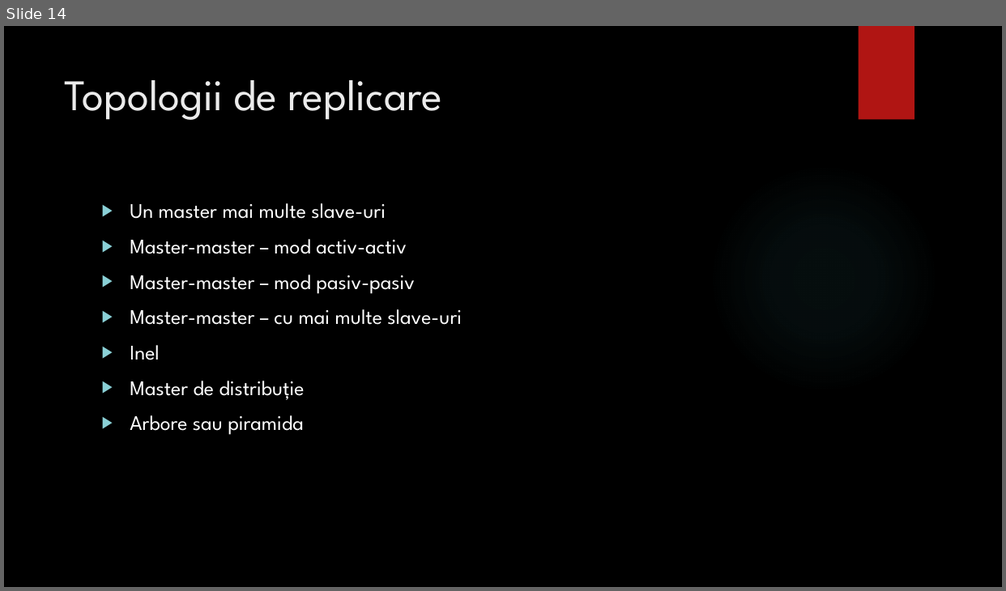
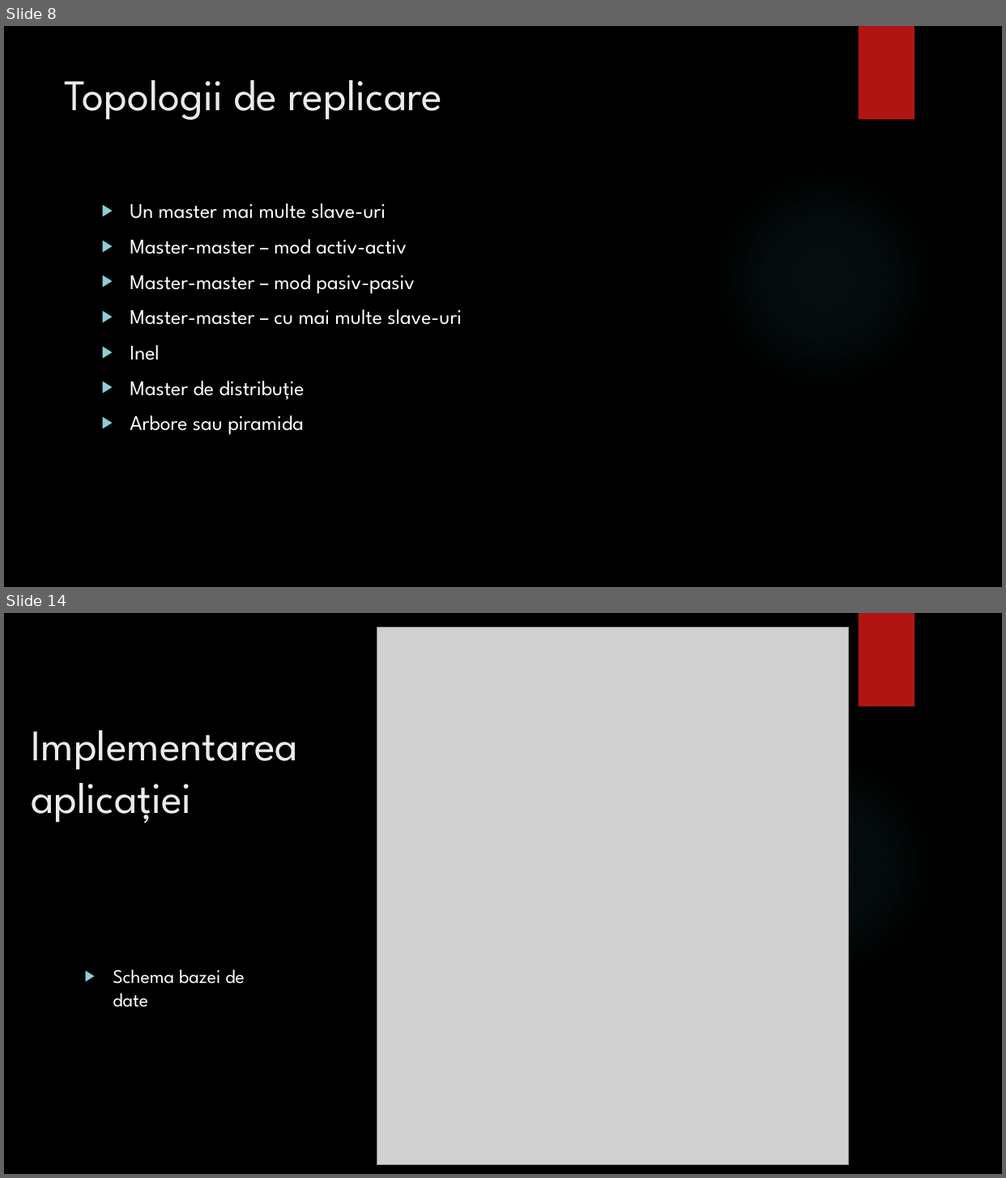
Before and after one commit to bogdanmatra/stoma, a slide deck: documentation/Prezentare_Licenta_Matragociu_Bogdan.pptx. Shown one above the other, each under a label of ours: slide 14 before the commit, slides 8 and 14 after it; the slides between them are not shown. The pictures are 1006x591 and 1006x1178 pixels, drawn with LibreOffice and Linux fonts; fonts in the diff are those of the drawing; grey boxes stand for pictures; background and template pictures are left out. Boxes give left, top, right and bottom in pixels: in the first picture for what was removed or moved away, otherwise in the second. Text is boxed around its words. In the diff, an @@ line names an element or a change of style, - is before the commit and + after.

```diff
--- a/documentation/Prezentare_Licenta_Matragociu_Bogdan.pptx
+++ b/documentation/Prezentare_Licenta_Matragociu_Bogdan.pptx
@@ slide 14 added at (x1=4, y1=613, x2=1002, y2=1174), background picture (left out); not listed: 2 template elements that a slide beside it also shows @@
@@ picture added at (x1=377, y1=628, x2=849, y2=1165) @@
@@ title added at (x1=31, y1=730, x2=298, y2=824), 42 pt, text #EBEBEB @@
+Implementarea aplicației
@@ text added at (x1=113, y1=969, x2=245, y2=1007), 18.5 pt, text #FFFFFF @@
+▶ Schema bazei de date
@@ what was slide 14 is now slide 8 @@
```
Also in this commit, not shown: 9 slides changed, 3 other slides added, 2 slides removed, 1 other file.
